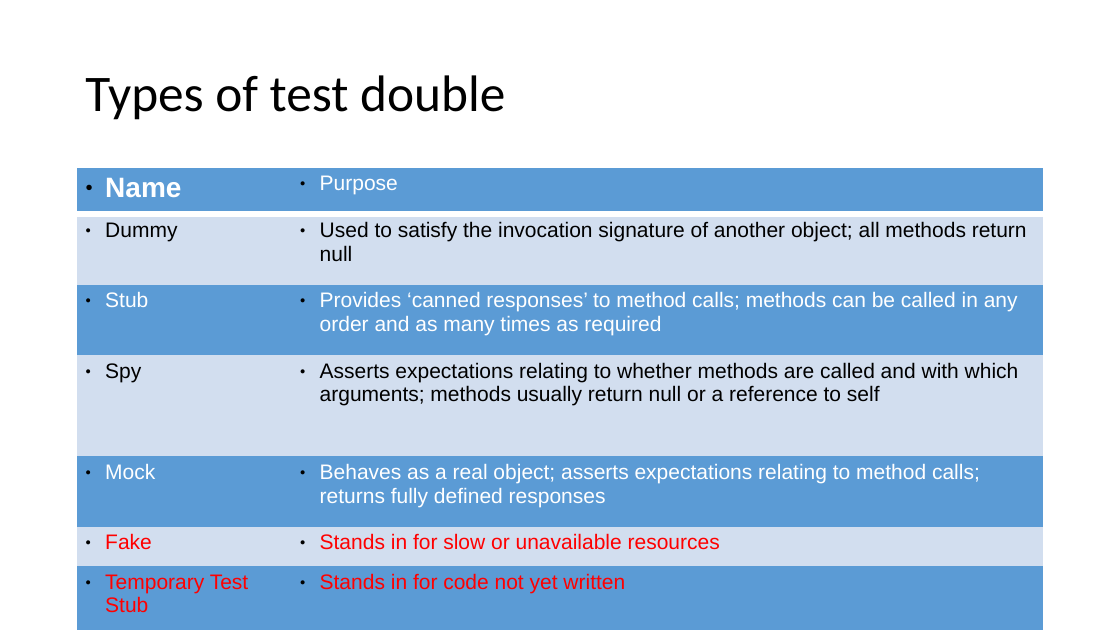
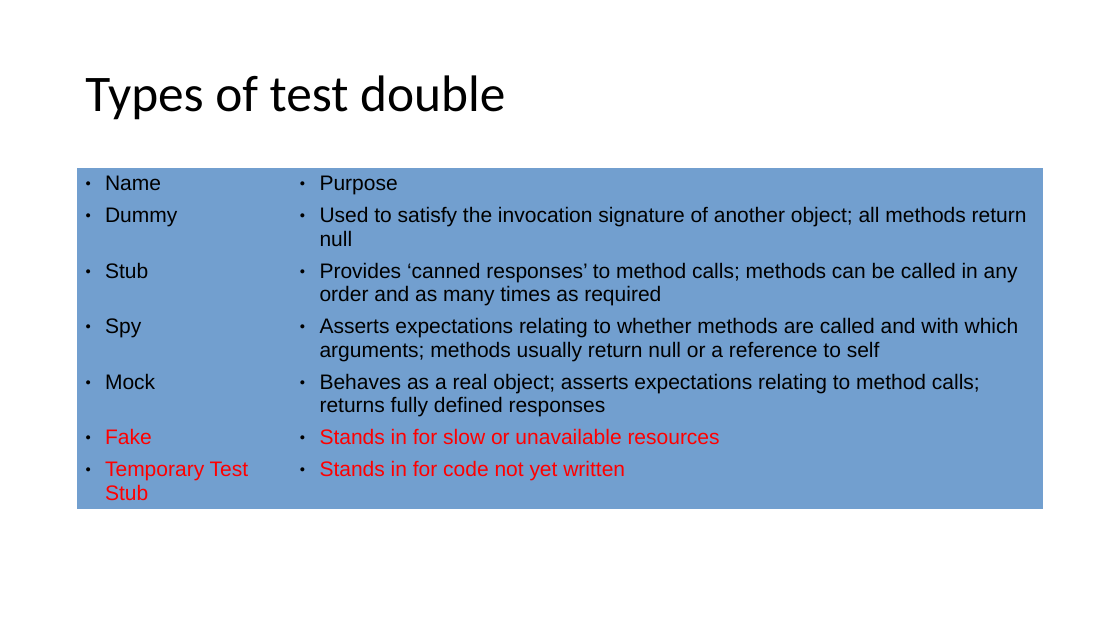
Before and after one commit to docljn/phpunit-or-prophecy-for-mocks, a slide deck: slide 12 of Creating Unit Test Mocks - PHPUnit or Prophecy.odp (slide 15 before the commit). Drawn at 1120x630 pixels with LibreOffice and Linux fonts; fonts in the diff are those of the drawing. Boxes give left, top, right and bottom in pixels: in the first picture for what was removed or moved away, otherwise in the second. Text is boxed around its words. In the diff, an @@ line names an element or a change of style, - is before the commit and + after.

```diff
--- a/Creating Unit Test Mocks - PHPUnit or Prophecy.odp
+++ b/Creating Unit Test Mocks - PHPUnit or Prophecy.odp
@@ table at [77,168,1044,504] @@
@@ fill #5B9BD5 to #729FCF in 8 cells @@
@@ fill #D2DEEF to #729FCF in 6 cells @@
@@ size 24 to 18 pt, bold off in "Name" @@
@@ text colour #FFFFFF to #000000 in "Name", "Purpose", "Stub", "Provides ‘canned responses’ to method calls; methods ..." and 2 more places @@
@@ borders changed @@
```
Also in this commit, not shown: 49 other slides changed, 3 slides removed.
